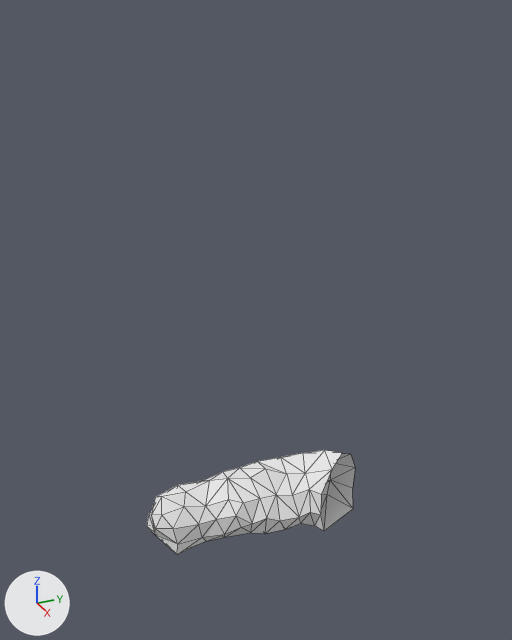
The OBJ model Assets/Terrain/cave.obj, before and after one commit.
Before and after are seen from a 50 mm lens placed at (15.81, -4.82, 14.6), pointed at (1.18, 1.76, 7.28). Every picture has the same lights, and +X, +Y and +Z are marked at lower left. Mesh edges are drawn as thin lines. Where no turn or scale is listed for an object, it has been applied to the vertices. Vertices at the same position are counted once.
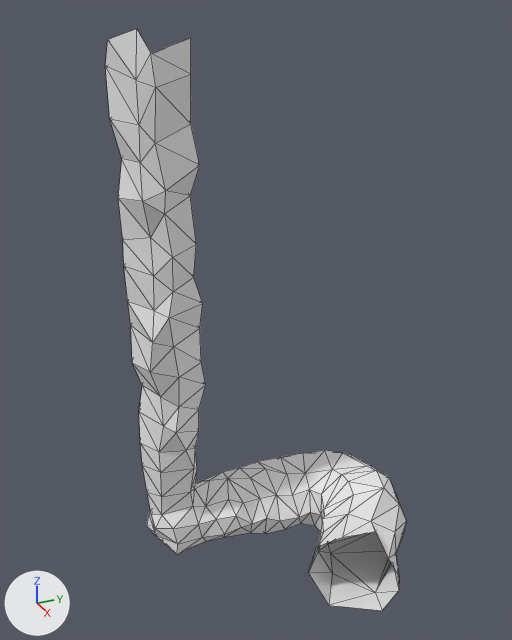
Where the change shows, as pixel boxes (x1, y1, x2, y2) in the pictures (512 x 640 px):
'Plane', reshaped (44% wider, 450% taller): before (147, 450, 355, 555); after (105, 29, 406, 611)
part 1 of me_plane, built on: before (152, 480, 210, 529); after (105, 29, 210, 529)
part 2 of me_plane, built on: before (315, 464, 355, 531); after (308, 453, 406, 611)

What the commit changed:
me_plane is used by ob_plane; location (0.0, 0.0, 0.0).
me_plane had 124 vertices, 237 faces and spanned x -1.2..1.39, y -1.01..5.63, z -0.05..1.98.
me_plane now has 254 vertices, 493 faces and spans x -1.2..4.64, y -1.06..5.96, z -0.32..13.98.
Part 1, on me_plane:
2 vertices are removed from x -0.36..-0.26, y -0.55..0.2, z 1.42..1.57.
9 faces are deleted.
1 vertex moves from x 0.24, y -0.04, z 1.4 to x 0.34, y 0.19, z 1.44.
91 vertices are added at x -1.2..0.76, y -1.06..0.81, z 1.44..13.98.
183 new faces join them.
Part 2, on me_plane:
1 vertex is removed from x 1.39, y 3.91, z 0.04.
3 faces are deleted.
5 vertices move from x -0.49..0.79, y 4.56..5.45, z -0.05..0.42 to x -0.54..0.56, y 4.59..5.52, z 0.02..0.42.
42 vertices are added at x 1.03..4.64, y 2.47..5.96, z -0.32..2.19.
85 new faces join them.
